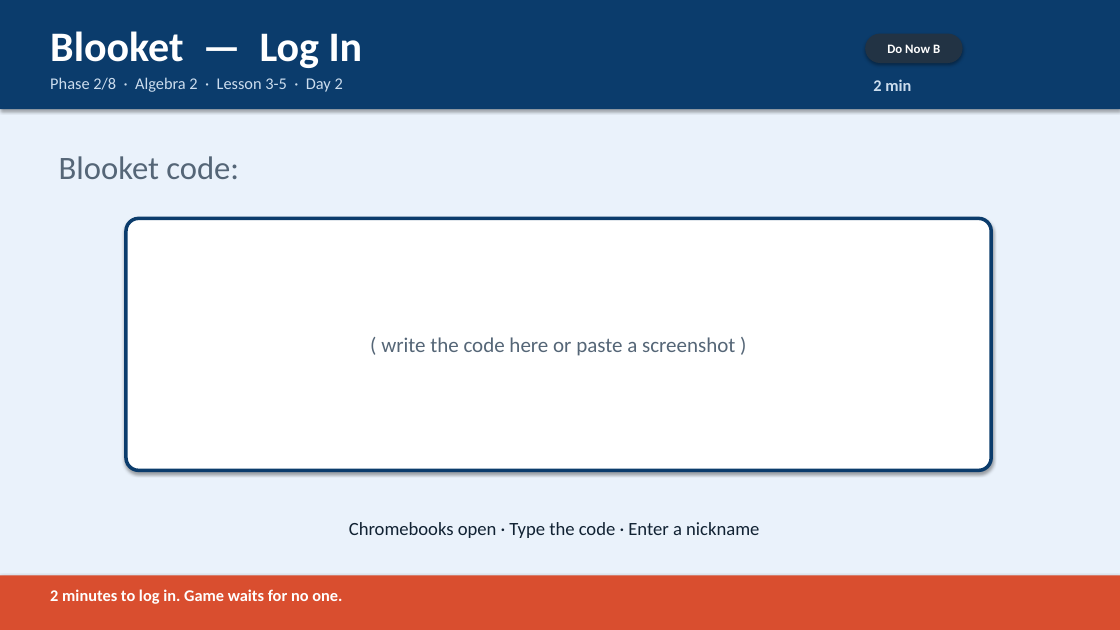
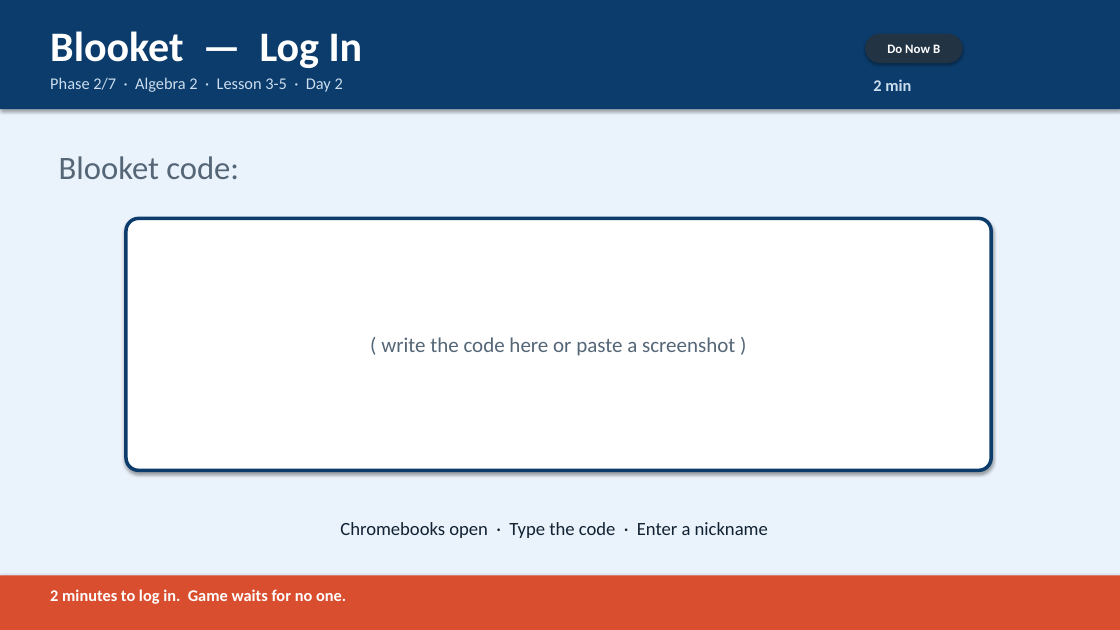
Before and after one commit to robjohncolson/Lesson_planning, a slide deck: slide 3 of Day_2_Slides.pptx. Drawn at 1120x630 pixels with LibreOffice and Linux fonts; fonts in the diff are those of the drawing. Boxes give left, top, right and bottom in pixels: in the first picture for what was removed or moved away, otherwise in the second. Text is boxed around its words. In the diff, an @@ line names an element or a change of style, - is before the commit and + after.

```diff
--- a/Day_2_Slides.pptx
+++ b/Day_2_Slides.pptx
@@ text at <box>50,77,343,92</box>: text changed @@
-Phase 2/8 · Algebra 2 · Lesson 3-5 · Day 2
+Phase 2/7 · Algebra 2 · Lesson 3-5 · Day 2
@@ text "Chromebooks open · Type the ..." rewrapped from <box>349,522,759,538</box> to <box>340,522,768,538</box> @@
@@ text "2 minutes to log in. ..." rewrapped from <box>50,589,342,604</box> to <box>50,589,346,604</box> @@
```
Also in this commit, not shown: 8 other slides changed, 1 slide removed, 22 other files.
